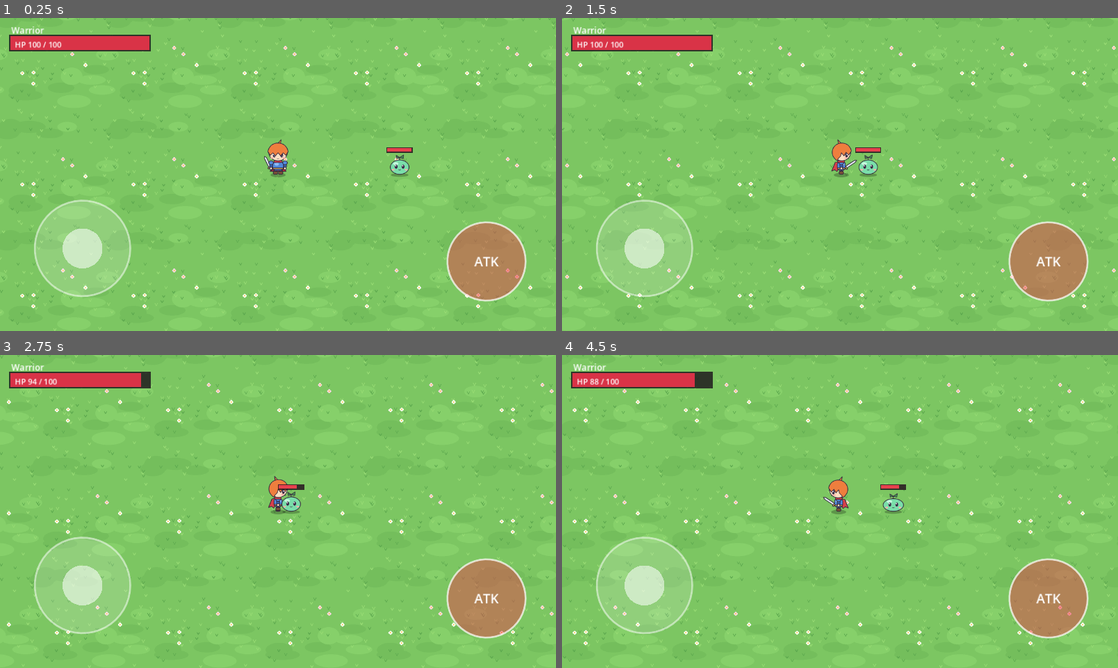
Above: before the commit, frames 1-4 (two rows, left to right).
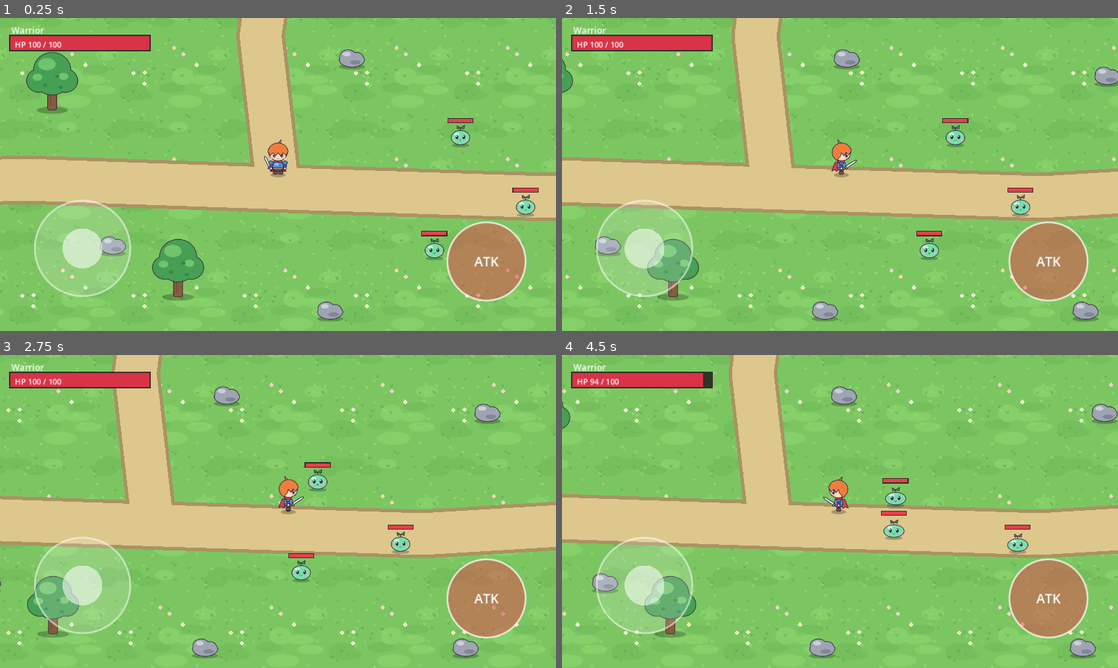
Above: after the commit, the same moments.

Repository: lepri17/fantasy-mmorpg
Game: Godot game, scene res://scenes/main.tscn
Two runs of this game, one before a commit and one after it. Both use one fixed random seed, a clock stepped at 60 frames per second and the inputs below.
Inputs (mouse positions are in pixels of both pictures, inside the frame that each line leads up to):
- Up to frame 1 (0.25 s): no input
- Up to frame 2 (1.5 s): move the mouse to (962, 158) at 0.52 s; hold D (move_right) 0.53-1.25 s; tap Space (attack) at 0.6 s; click (962, 158) at 0.67 s; drag from (728, 190) to (812, 237) at 1.27 s
- Up to frame 3 (2.75 s): move the mouse to (333, 442) at 2.02 s; hold D (move_right) from 2.03 s (still down); tap Space (attack) at 2.1 s
- Up to frame 4 (4.5 s): release D (move_right) at 2.75 s; drag from (812, 574) to (673, 464) at 2.77 s; move the mouse to (1006, 558) at 3.52 s; hold A (move_left) 3.53-4.25 s; tap Space (attack) at 3.6 s; drag from (673, 464) to (756, 433) at 4.27 s

The runs differ from the first frame. In frame 1, 23% of the frame differs, in the area x 0-100%, y 0-97%; in frame 2, 23%; in frame 3, 24%, in the area x 0-100%, y 0-100%; in frame 4, 24%.

Commit message:
Add training field map, sword swing animation, smoke test in CI
- Map: dirt paths, trees and rocks with collisions, y-sorted world,
  three slimes in a spawn area.
- Warrior: real 3-frame sword swing in all four directions.
- Headless Godot smoke test (movement, obstacles, combat) runs in CI
  before the APK export.
- App icon.

Co-Authored-By: Claude Fable 5.2 <noreply@anthropic.com>
Claude-Session: https://claude.ai/code/session_017mrmjVddk55zTg5TUzkK7p

Diff:
--- a/client/assets/characters/warrior/warrior_frames.tres
+++ b/client/assets/characters/warrior/warrior_frames.tres
@@ -97,6 +97,54 @@
 [sub_resource type="AtlasTexture" id="frame_3_5"]
 atlas = ExtResource("1_sheet")
 region = Rect2(480, 288, 96, 96)
+
+[sub_resource type="AtlasTexture" id="frame_0_6"]
+atlas = ExtResource("1_sheet")
+region = Rect2(576, 0, 96, 96)
+
+[sub_resource type="AtlasTexture" id="frame_0_7"]
+atlas = ExtResource("1_sheet")
+region = Rect2(672, 0, 96, 96)
+
+[sub_resource type="AtlasTexture" id="frame_0_8"]
+atlas = ExtResource("1_sheet")
+region = Rect2(768, 0, 96, 96)
+
+[sub_resource type="AtlasTexture" id="frame_1_6"]
+atlas = ExtResource("1_sheet")
+region = Rect2(576, 96, 96, 96)
+
+[sub_resource type="AtlasTexture" id="frame_1_7"]
+atlas = ExtResource("1_sheet")
+region = Rect2(672, 96, 96, 96)
+
+[sub_resource type="AtlasTexture" id="frame_1_8"]
+atlas = ExtResource("1_sheet")
+region = Rect2(768, 96, 96, 96)
+
+[sub_resource type="AtlasTexture" id="frame_2_6"]
+atlas = ExtResource("1_sheet")
+region = Rect2(576, 192, 96, 96)
+
+[sub_resource type="AtlasTexture" id="frame_2_7"]
+atlas = ExtResource("1_sheet")
+region = Rect2(672, 192, 96, 96)
+
+[sub_resource type="AtlasTexture" id="frame_2_8"]
+atlas = ExtResource("1_sheet")
+region = Rect2(768, 192, 96, 96)
+
+[sub_resource type="AtlasTexture" id="frame_3_6"]
+atlas = ExtResource("1_sheet")
+region = Rect2(576, 288, 96, 96)
+
+[sub_resource type="AtlasTexture" id="frame_3_7"]
+atlas = ExtResource("1_sheet")
+region = Rect2(672, 288, 96, 96)
+
+[sub_resource type="AtlasTexture" id="frame_3_8"]
+atlas = ExtResource("1_sheet")
+region = Rect2(768, 288, 96, 96)
 
 [resource]
 animations = [{
@@ -211,4 +259,60 @@
 "loop": true,
 "name": &"walk_up",
 "speed": 8.0
+}, {
+"frames": [{
+"duration": 1.0,
+"texture": SubResource("frame_0_6")
+}, {
+"duration": 1.0,
+"texture": SubResource("frame_0_7")
+}, {
+"duration": 1.0,
+"texture": SubResource("frame_0_8")
+}],
+"loop": false,
+"name": &"attack_down",
+"speed": 14.0
+}, {
+"frames": [{
+"duration": 1.0,
+"texture": SubResource("frame_1_6")
+}, {
+"duration": 1.0,
+"texture": SubResource("frame_1_7")
+}, {
+"duration": 1.0,
+"texture": SubResource("frame_1_8")
+}],
+"loop": false,
+"name": &"attack_left",
+"speed": 14.0
+}, {
+"frames": [{
+"duration": 1.0,
+"texture": SubResource("frame_2_6")
+}, {
+"duration": 1.0,
+"texture": SubResource("frame_2_7")
+}, {
+"duration": 1.0,
+"texture": SubResource("frame_2_8")
+}],
+"loop": false,
+"name": &"attack_right",
+"speed": 14.0
+}, {
+"frames": [{
+"duration": 1.0,
+"texture": SubResource("frame_3_6")
+}, {
+"duration": 1.0,
+"texture": SubResource("frame_3_7")
+}, {
+"duration": 1.0,
+"texture": SubResource("frame_3_8")
+}],
+"loop": false,
+"name": &"attack_up",
+"speed": 14.0
 }]
--- a/client/project.godot
+++ b/client/project.godot
@@ -7,6 +7,7 @@
 
 config/name="Fantasy MMORPG (Prototype)"
 run/main_scene="res://scenes/main.tscn"
+config/icon="res://icon.png"
 config/features=PackedStringArray("GL Compatibility")
 
 [display]
--- a/client/scenes/main.tscn
+++ b/client/scenes/main.tscn
@@ -1,10 +1,12 @@
-[gd_scene load_steps=10 format=3]
+[gd_scene load_steps=12 format=3]
 
 [ext_resource type="Texture2D" path="res://assets/environment/grass.png" id="1_grass"]
 [ext_resource type="PackedScene" path="res://scenes/player/player.tscn" id="2_player"]
 [ext_resource type="PackedScene" path="res://scenes/ui/touch_controls.tscn" id="3_touch"]
 [ext_resource type="PackedScene" path="res://scenes/enemies/slime.tscn" id="4_slime"]
 [ext_resource type="PackedScene" path="res://scenes/ui/hud.tscn" id="5_hud"]
+[ext_resource type="PackedScene" path="res://scenes/maps/tree.tscn" id="6_tree"]
+[ext_resource type="PackedScene" path="res://scenes/maps/rock.tscn" id="7_rock"]
 
 [sub_resource type="WorldBoundaryShape2D" id="bound_left"]
 normal = Vector2(1, 0)
@@ -31,6 +33,48 @@
 region_enabled = true
 region_rect = Rect2(0, 0, 2560, 1536)
 
+[node name="Paths" type="Node2D" parent="."]
+
+[node name="PathMainEdge" type="Line2D" parent="Paths"]
+points = PackedVector2Array(0, 800, 700, 780, 1280, 800, 1900, 820, 2560, 780)
+width = 112.0
+default_color = Color(0.66, 0.58, 0.38, 1)
+joint_mode = 2
+begin_cap_mode = 2
+end_cap_mode = 2
+round_precision = 12
+antialiased = true
+
+[node name="PathNorthEdge" type="Line2D" parent="Paths"]
+points = PackedVector2Array(1280, 800, 1240, 450, 1300, 0)
+width = 112.0
+default_color = Color(0.66, 0.58, 0.38, 1)
+joint_mode = 2
+begin_cap_mode = 2
+end_cap_mode = 2
+round_precision = 12
+antialiased = true
+
+[node name="PathMain" type="Line2D" parent="Paths"]
+points = PackedVector2Array(0, 800, 700, 780, 1280, 800, 1900, 820, 2560, 780)
+width = 96.0
+default_color = Color(0.87, 0.78, 0.55, 1)
+joint_mode = 2
+begin_cap_mode = 2
+end_cap_mode = 2
+round_precision = 12
+antialiased = true
+
+[node name="PathNorth" type="Line2D" parent="Paths"]
+points = PackedVector2Array(1280, 800, 1240, 450, 1300, 0)
+width = 96.0
+default_color = Color(0.87, 0.78, 0.55, 1)
+joint_mode = 2
+begin_cap_mode = 2
+end_cap_mode = 2
+round_precision = 12
+antialiased = true
+
 [node name="WorldBounds" type="StaticBody2D" parent="."]
 
 [node name="Left" type="CollisionShape2D" parent="WorldBounds"]
@@ -45,12 +89,84 @@
 [node name="Bottom" type="CollisionShape2D" parent="WorldBounds"]
 shape = SubResource("bound_bottom")
 
-[node name="Player" parent="." instance=ExtResource("2_player")]
+[node name="World" type="Node2D" parent="."]
+y_sort_enabled = true
+
+[node name="Tree1" parent="World" instance=ExtResource("6_tree")]
+position = Vector2(300, 300)
+
+[node name="Tree2" parent="World" instance=ExtResource("6_tree")]
+position = Vector2(520, 220)
+
+[node name="Tree3" parent="World" instance=ExtResource("6_tree")]
+position = Vector2(180, 620)
+
+[node name="Tree4" parent="World" instance=ExtResource("6_tree")]
+position = Vector2(420, 1180)
+
+[node name="Tree5" parent="World" instance=ExtResource("6_tree")]
+position = Vector2(700, 1350)
+
+[node name="Tree6" parent="World" instance=ExtResource("6_tree")]
+position = Vector2(980, 260)
+
+[node name="Tree7" parent="World" instance=ExtResource("6_tree")]
+position = Vector2(1500, 240)
+
+[node name="Tree8" parent="World" instance=ExtResource("6_tree")]
+position = Vector2(1900, 300)
+
+[node name="Tree9" parent="World" instance=ExtResource("6_tree")]
+position = Vector2(2300, 260)
+
+[node name="Tree10" parent="World" instance=ExtResource("6_tree")]
+position = Vector2(2380, 700)
+
+[node name="Tree11" parent="World" instance=ExtResource("6_tree")]
+position = Vector2(2250, 1250)
+
+[node name="Tree12" parent="World" instance=ExtResource("6_tree")]
+position = Vector2(1750, 1340)
+
+[node name="Tree13" parent="World" instance=ExtResource("6_tree")]
+position = Vector2(1250, 1300)
+
+[node name="Tree14" parent="World" instance=ExtResource("6_tree")]
+position = Vector2(760, 620)
+
+[node name="Tree15" parent="World" instance=ExtResource("6_tree")]
+position = Vector2(1050, 1050)
+
+[node name="Rock1" parent="World" instance=ExtResource("7_rock")]
+position = Vector2(900, 950)
+
+[node name="Rock2" parent="World" instance=ExtResource("7_rock")]
+position = Vector2(1450, 520)
+
+[node name="Rock3" parent="World" instance=ExtResource("7_rock")]
+position = Vector2(600, 900)
+
+[node name="Rock4" parent="World" instance=ExtResource("7_rock")]
+position = Vector2(2050, 560)
+
+[node name="Rock5" parent="World" instance=ExtResource("7_rock")]
+position = Vector2(1400, 1100)
+
+[node name="Rock6" parent="World" instance=ExtResource("7_rock")]
+position = Vector2(2000, 1100)
+
+[node name="Slime1" parent="World" instance=ExtResource("4_slime")]
+position = Vector2(1700, 700)
+
+[node name="Slime2" parent="World" instance=ExtResource("4_slime")]
+position = Vector2(1850, 860)
+
+[node name="Slime3" parent="World" instance=ExtResource("4_slime")]
+position = Vector2(1640, 960)
+
+[node name="Player" parent="World" instance=ExtResource("2_player")]
 position = Vector2(1280, 768)
 camera_limits = Rect2(0, 0, 2560, 1536)
-
-[node name="Slime" parent="." instance=ExtResource("4_slime")]
-position = Vector2(1560, 768)
 
 [node name="Hud" parent="." instance=ExtResource("5_hud")]
 
--- /dev/null
+++ b/client/scenes/maps/rock.tscn
@@ -0,0 +1,16 @@
+[gd_scene load_steps=3 format=3]
+
+[ext_resource type="Texture2D" path="res://assets/environment/rock.png" id="1_rock"]
+
+[sub_resource type="CircleShape2D" id="rock_shape"]
+radius = 22.0
+
+[node name="Rock" type="StaticBody2D" groups=["obstacles"]]
+
+[node name="Sprite" type="Sprite2D" parent="."]
+texture = ExtResource("1_rock")
+offset = Vector2(0, -26)
+
+[node name="Collision" type="CollisionShape2D" parent="."]
+position = Vector2(0, -10)
+shape = SubResource("rock_shape")
--- /dev/null
+++ b/client/scenes/maps/tree.tscn
@@ -0,0 +1,16 @@
+[gd_scene load_steps=3 format=3]
+
+[ext_resource type="Texture2D" path="res://assets/environment/tree.png" id="1_tree"]
+
+[sub_resource type="CircleShape2D" id="trunk_shape"]
+radius = 18.0
+
+[node name="Tree" type="StaticBody2D" groups=["obstacles"]]
+
+[node name="Sprite" type="Sprite2D" parent="."]
+texture = ExtResource("1_tree")
+offset = Vector2(0, -70)
+
+[node name="Collision" type="CollisionShape2D" parent="."]
+position = Vector2(0, -6)
+shape = SubResource("trunk_shape")
--- a/client/scripts/player/player.gd
+++ b/client/scripts/player/player.gd
@@ -15,6 +15,8 @@
 const ACTION_UP := "move_up"
 const ACTION_DOWN := "move_down"
 const ACTION_ATTACK := "attack"
+## How long the swing animation keeps priority over walk / idle.
+const ATTACK_ANIMATION_SECONDS := 0.22
 
 const FACING_VECTORS := {
 	"down": Vector2.DOWN,
@@ -39,6 +41,7 @@
 var hp: int = 0
 
 var _attack_ready_in: float = 0.0
+var _attack_animation_left: float = 0.0
 var _spawn_position: Vector2 = Vector2.ZERO
 
 @onready var _sprite: AnimatedSprite2D = $Sprite
@@ -65,10 +68,12 @@
 	velocity = direction * move_speed
 	move_and_slide()
 
-	if is_moving:
-		_play("walk_" + facing)
-	else:
-		_play("idle_" + facing)
+	_attack_animation_left = maxf(0.0, _attack_animation_left - delta)
+	if _attack_animation_left == 0.0:
+		if is_moving:
+			_play("walk_" + facing)
+		else:
+			_play("idle_" + facing)
 
 	_attack_ready_in = maxf(0.0, _attack_ready_in - delta)
 	if Input.is_action_pressed(ACTION_ATTACK) and _attack_ready_in == 0.0:
@@ -89,6 +94,9 @@
 	_attack_ready_in = attack_cooldown
 	var facing_vector: Vector2 = FACING_VECTORS[facing]
 	_slash.play(facing_vector)
+	_attack_animation_left = ATTACK_ANIMATION_SECONDS
+	_sprite.stop()
+	_sprite.play("attack_" + facing)
 
 	var lunge: Tween = create_tween()
 	lunge.tween_property(_sprite, "position", facing_vector * 8.0, 0.06)
--- /dev/null
+++ b/client/tests/smoke_test.gd
@@ -0,0 +1,104 @@
+extends SceneTree
+## Headless smoke test: really runs the main scene in Godot and checks the
+## basics (walking, obstacles, attacking, enemy damage, enemy death).
+##
+## Run from the client folder:
+##   godot --headless -s res://tests/smoke_test.gd
+## Exit code 0 = all checks passed.
+
+var _failures: int = 0
+
+
+func _initialize() -> void:
+	_run()
+
+
+func _run() -> void:
+	var main: Node = load("res://scenes/main.tscn").instantiate()
+	root.add_child(main)
+	await _frames(5)
+
+	var player = get_first_node_in_group("player")
+	_check(player != null, "player exists")
+	if player == null:
+		quit(1)
+		return
+	var sprite: AnimatedSprite2D = player.get_node("Sprite")
+	_check(get_nodes_in_group("enemies").size() == 3, "three slimes on the map")
+	_check(sprite.animation == &"idle_down", "starts in idle_down")
+
+	# --- obstacle: walk straight into a tree
+	var tree: Node2D = get_first_node_in_group("obstacles")
+	_check(tree != null, "an obstacle exists")
+	player.global_position = tree.global_position + Vector2(-80, 0)
+	await _frames(2)
+	await _hold("move_right", 40)
+	_check(player.global_position.x < tree.global_position.x - 20.0, "tree blocks the warrior")
+
+	# --- walking + animations, in open ground
+	player.global_position = Vector2(1280, 768)
+	await _frames(2)
+	var start: Vector2 = player.global_position
+	Input.action_press("move_right")
+	await _frames(30)
+	_check(sprite.animation == &"walk_right", "walk_right plays while moving right")
+	Input.action_release("move_right")
+	await _frames(3)
+	var walked: float = player.global_position.x - start.x
+	_check(walked > 80.0 and walked < 140.0, "walks right at about 220 px/s (moved %d px)" % walked)
+	_check(sprite.animation == &"idle_right", "idle_right after stopping")
+	await _hold("move_up", 10)
+	_check(player.facing == "up", "faces up after moving up")
+	await _hold("move_left", 10)
+	_check(player.facing == "left", "faces left after moving left")
+	await _hold("move_down", 10)
+	_check(player.facing == "down", "faces down after moving down")
+
+	# --- combat: stand left of a slime, face it, attack until it dies
+	var slime = get_first_node_in_group("enemies")
+	player.global_position = slime.global_position + Vector2(-70, 0)
+	await _hold("move_right", 2)
+	Input.action_press("attack")
+	await _frames(3)
+	_check(String(sprite.animation).begins_with("attack_"), "attack animation plays")
+	_check(slime.hp < slime.max_hp, "attack damages the slime (hp %d/%d)" % [slime.hp, slime.max_hp])
+	var waited: int = 0
+	while not slime.is_dead and waited < 600:
+		await _frames(1)
+		waited += 1
+	Input.action_release("attack")
+	_check(slime.is_dead, "slime dies under repeated attacks (after %d frames)" % waited)
+	_check(player.hp < player.max_hp, "slime hurt the warrior (hp %d/%d)" % [player.hp, player.max_hp])
+
+	# --- attack out of range does nothing
+	var other = get_nodes_in_group("enemies")[1]
+	var hp_before: int = other.hp
+	player.global_position = other.global_position + Vector2(-400, 0)
+	await _frames(2)
+	Input.action_press("attack")
+	await _frames(5)
+	Input.action_release("attack")
+	_check(other.hp == hp_before, "attack out of range does no damage")
+
+	print("SMOKE TEST: %s" % ("PASSED" if _failures == 0 else "%d FAILED" % _failures))
+	quit(1 if _failures > 0 else 0)
+
+
+func _hold(action: String, frames: int) -> void:
+	Input.action_press(action)
+	await _frames(frames)
+	Input.action_release(action)
+	await _frames(1)
+
+
+func _frames(count: int) -> void:
+	for i in count:
+		await physics_frame
+
+
+func _check(condition: bool, description: String) -> void:
+	if condition:
+		print("  ok   - ", description)
+	else:
+		_failures += 1
+		print("  FAIL - ", description)
Binary file changed: client/assets/characters/warrior/warrior.png
Not shown: 1 places in client/assets/characters/warrior/warrior_frames.tres that only renumber resources
Binary file added: client/assets/environment/rock.png
Binary file added: client/assets/environment/tree.png
Not shown, changed: client/export_presets.cfg
Binary file added: client/icon.png
